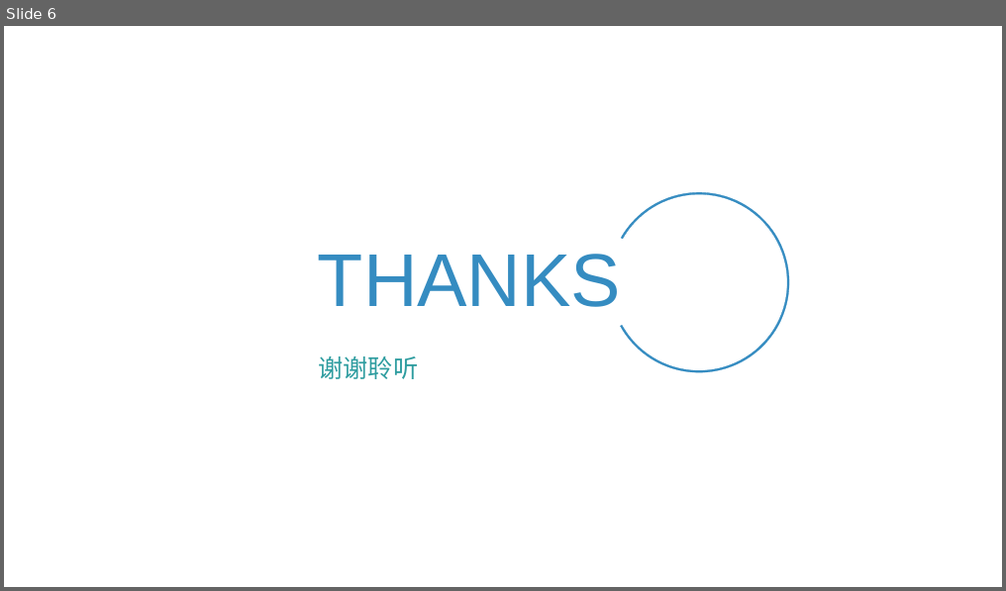
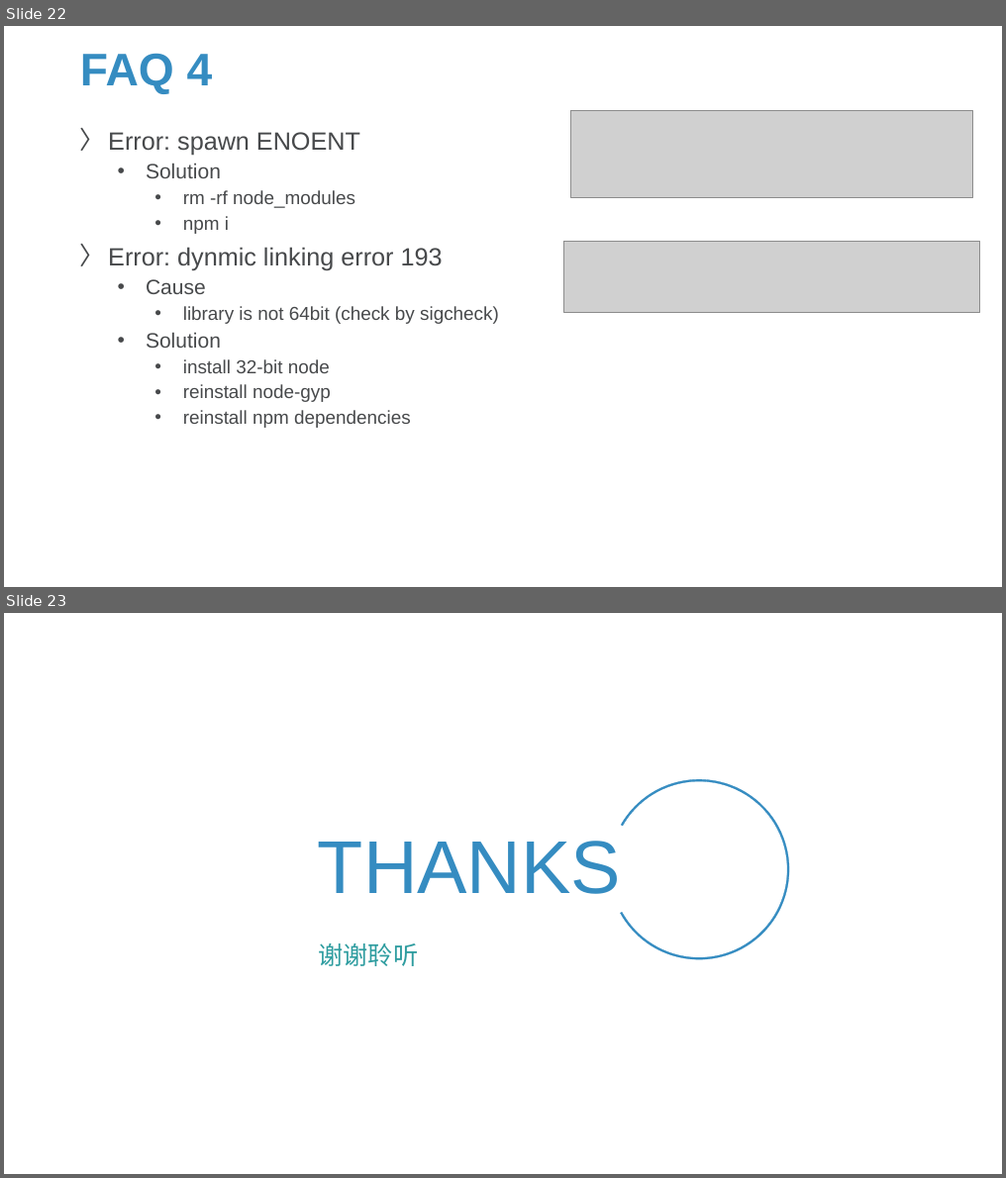
Before and after one commit to Sparks-Lu/TechNotes, a slide deck: Web/Electron-Notes.pptx. Shown one above the other, each under a label of ours: slide 6 before the commit, slides 22 and 23 after it. The pictures are 1006x591 and 1006x1178 pixels, drawn with LibreOffice and Linux fonts; fonts in the diff are those of the drawing; grey boxes stand for pictures; background and template pictures are left out. Boxes give left, top, right and bottom in pixels: in the first picture for what was removed or moved away, otherwise in the second. Text is boxed around its words. In the diff, an @@ line names an element or a change of style, - is before the commit and + after.

```diff
--- a/Web/Electron-Notes.pptx
+++ b/Web/Electron-Notes.pptx
@@ slide 22 added at bbox=[4, 26, 1002, 587], background picture (left out) @@
@@ title added at bbox=[80, 53, 213, 94], 44 pt, text #358CC1, bold @@
+FAQ 4
@@ picture added at bbox=[571, 110, 973, 197] @@
@@ text added at bbox=[108, 132, 499, 428], 18 pt, text #47494B @@
+〉 Error: spawn ENOENT
+  • Solution
+    • rm -rf node_modules
+    • npm i
+〉 Error: dynmic linking error 193
+  • Cause
+    • library is not 64bit (check by sigcheck)
+  • Solution
+    • install 32-bit node
+    • reinstall node-gyp
+    • reinstall npm dependencies
@@ picture added at bbox=[564, 241, 980, 313] @@
@@ what was slide 6 is now slide 23 @@
```
Also in this commit, not shown: 4 slides changed, 16 other slides added, 11 other files.
